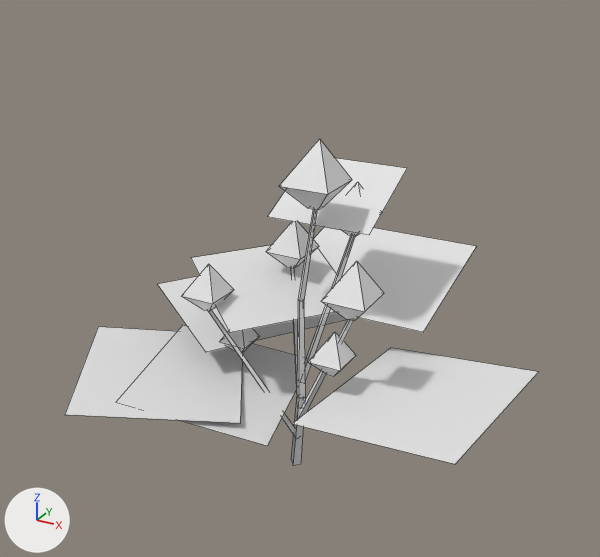
One commit to the OBJ model src/main/resources/assets/stonedew/models/block/plants/plant_3_0_2_lod.obj: the scene before it, then after it.
Camera for both pictures: a 50 mm lens placed at (1.213, -1.779, 1.067), pointed at (0.502, -0.487, 0.421). Arrows for +X, +Y and +Z are at lower left; the lights stay in place. The picture after the commit comes second. Mesh edges are drawn as thin lines. Materials are left out; every surface is plain grey. Where no turn or scale is listed for an object, it has been applied to the vertices.

The first picture shows 'model'.
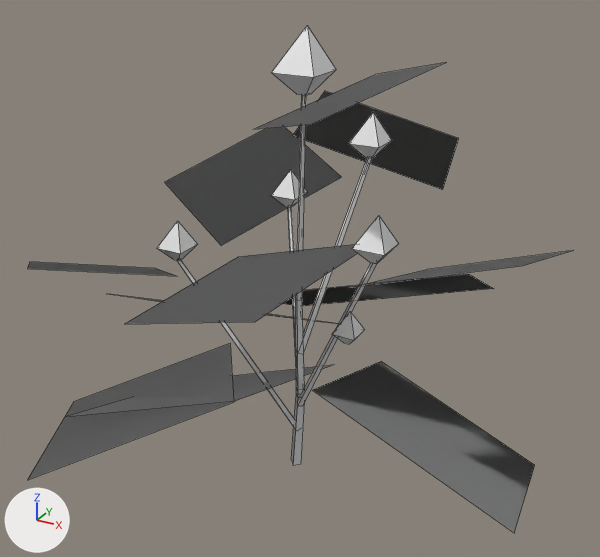
Location of each change, (x1, y1, x2, y2) in pixels of the pictures (600 x 557 px; the box of a moved part takes in the faces that stretch with it):
'model', reshaped (15% wider, 55% taller): before (65, 139, 538, 465); after (27, 26, 570, 533)
part 1 of me_model, moved or reshaped: before (297, 300, 306, 398); after (296, 300, 304, 397)
part 2 of me_model, moved or reshaped (not visible afterwards): before (266, 221, 319, 268)
part 3 of me_model, moved or reshaped: before (342, 182, 362, 236); after (332, 311, 365, 344)
part 4 of me_model, rebuilt (34% wider, 33% taller): before (208, 310, 295, 436); after (178, 260, 295, 428)
part 5 of me_model, rebuilt (44% wider, 43% taller): before (299, 319, 353, 418); after (299, 263, 377, 405)
part 6 of me_model, rebuilt (37% wider, 36% taller): before (305, 236, 355, 378); after (303, 158, 372, 351)
part 7 of me_model, rebuilt: before (291, 268, 298, 385); after (288, 207, 296, 353)
part 8 of me_model, deleted: before (65, 139, 538, 464)
part 9 of me_model, built on: before (116, 209, 337, 459); after (27, 26, 570, 533)

What changed in the scene script:
```text
Change me_model:
    used by ob_model
    remove me_model.from_pydata(...)  # 147 vertices, 91 faces; spans x 0.011..0.955, y -0.839..-0.101, z -0.001..0.703
    add me_model.from_pydata(...)  # 163 vertices, 95 faces; spans x -0.053..1.02, y -0.954..-0.011, z -0.001..0.896
    me_model part 1: the loose piece of 8 vertices spanning x 0.504..0.529, y -0.521..-0.492, z 0.174..0.382 is multiplied about its middle by the matrix ((1.0, 0.0, -0.015), (0.0, 1.0, 0.003), (0.015, -0.003, 1.0)), then moved by (-0.004, 0.001, 0.0)
    me_model part 2: the loose piece of 9 vertices spanning x 0.372..0.455, y -0.4..-0.318, z 0.381..0.489 is scaled about its middle by (0.485, 0.485, 0.516), then moved by (-0.097, -0.135, -0.121)
    me_model part 3: the loose piece of 9 vertices spanning x 0.522..0.605, y -0.42..-0.338, z 0.488..0.595 is scaled about its middle by (0.53, 0.53, 0.565), then moved by (0.095, -0.217, -0.139)
    me_model part 4: the loose piece of 8 vertices spanning x 0.319..0.514, y -0.548..-0.497, z 0.065..0.34 is rebuilt with 8 vertices and now spans x 0.26..0.514, y -0.561..-0.498, z 0.085..0.442
    me_model part 5: the loose piece of 8 vertices spanning x 0.506..0.667, y -0.594..-0.501, z 0.115..0.421 is rebuilt with 8 vertices and now spans x 0.508..0.717, y -0.621..-0.503, z 0.151..0.547
    me_model part 6: the loose piece of 8 vertices spanning x 0.51..0.568, y -0.517..-0.374, z 0.203..0.49 is rebuilt with 8 vertices and now spans x 0.504..0.577, y -0.512..-0.329, z 0.265..0.636
    me_model part 7: the loose piece of 8 vertices spanning x 0.409..0.522, y -0.516..-0.355, z 0.14..0.384 is rebuilt with 8 vertices and now spans x 0.375..0.523, y -0.517..-0.307, z 0.183..0.498
    me_model part 8: 10 loose pieces with 65 vertices, spanning x 0.011..0.955, y -0.839..-0.101, z 0.188..0.703, are deleted
    me_model part 9
    20 vertices are removed from x 0.163..0.584, y -0.751..-0.226, z 0.164..0.594
    10 faces are deleted
    95 vertices are added at x -0.053..1.02, y -0.954..-0.011, z 0.023..0.896
    6 new vertices lie (0.013, 0.0, 0.0) away from vertices in x 0.257..0.706, y -0.622..-0.305, z 0.439..0.544
    59 new faces join them
```
